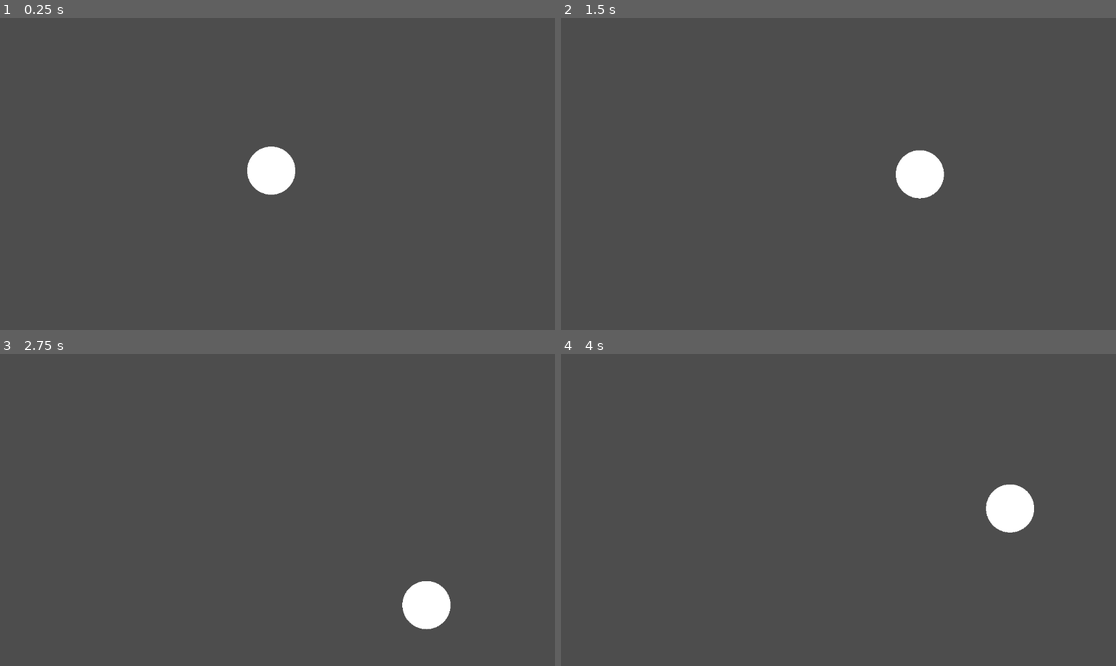
Above: before the commit, frames 1-4 (two rows, left to right).
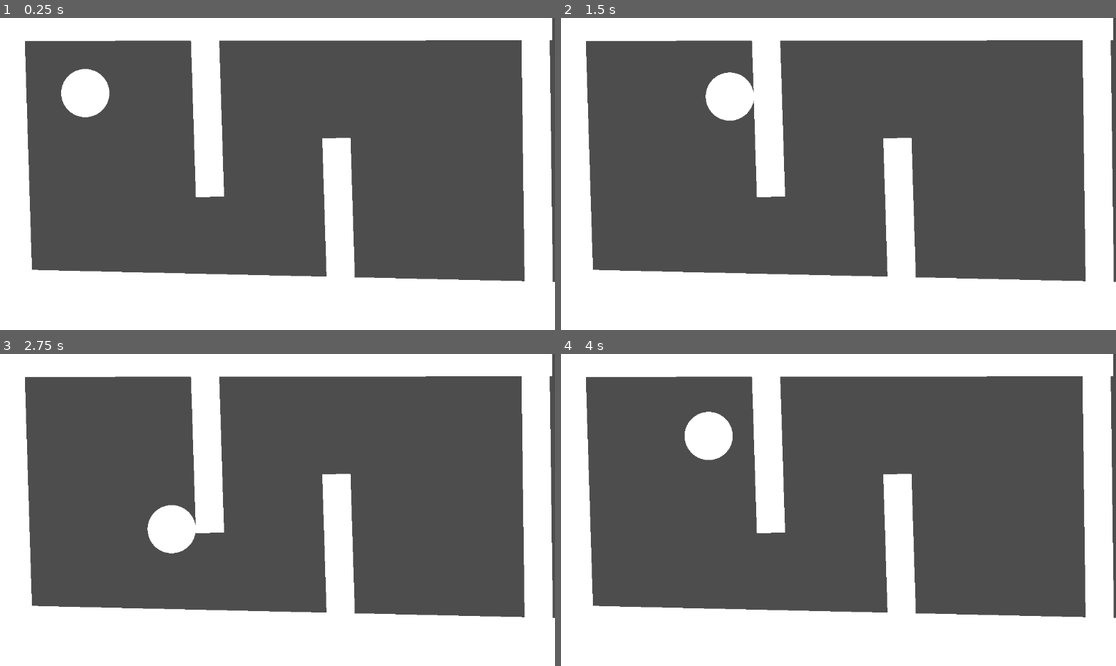
Above: after the commit, the same moments.

Repository: mjshsgamedev/the-game
Game: Godot game, scene res://DemoLevel.tscn
Two runs of this game, one before a commit and one after it. Both use one fixed random seed, a clock stepped at 60 frames per second and the inputs below.
Inputs:
- Up to frame 1 (0.25 s): no input
- Up to frame 2 (1.5 s): tap Enter at 0.5 s; hold Right (mov_right) 0.53-1.28 s; hold Down (mov_down) from 1.28 s (still down)
- Up to frame 3 (2.75 s): release Down (mov_down) at 2.03 s; hold Right (mov_right) from 2.03 s (still down)
- Up to frame 4 (4 s): release Right (mov_right) at 2.78 s; hold Up (mov_up) 2.78-3.53 s; hold Left (mov_left) from 3.53 s (still down)

The runs differ from the first frame. In frame 1, 40% of the frame differs, in the area x 0-100%, y 0-100%; in frame 2, 39%; in frame 3, 39%; in frame 4, 40%.

Commit message:
add test maze stuff

Diff:
--- a/DemoLevel.tscn
+++ b/DemoLevel.tscn
@@ -1,11 +1,87 @@
-[gd_scene load_steps=3 format=3 uid="uid://dpjsp3svgphpu"]
+[gd_scene load_steps=5 format=3 uid="uid://dpjsp3svgphpu"]
 
 [ext_resource type="Script" uid="uid://ch8ftk622a4gf" path="res://Scripts/Game.gd" id="1_yxkqd"]
 [ext_resource type="PackedScene" uid="uid://4skigfv0unl3" path="res://StartPoint/StartPoint.tscn" id="2_d74ud"]
+
+[sub_resource type="RectangleShape2D" id="RectangleShape2D_yxkqd"]
+
+[sub_resource type="QuadMesh" id="QuadMesh_d74ud"]
 
 [node name="Node2D" type="Node2D" node_paths=PackedStringArray("StartPoint")]
 script = ExtResource("1_yxkqd")
 StartPoint = NodePath("StartPoint")
 
 [node name="StartPoint" parent="." instance=ExtResource("2_d74ud")]
-position = Vector2(563, 317)
+position = Vector2(177, 156)
+
+[node name="testcube" type="StaticBody2D" parent="."]
+position = Vector2(15, 296.00003)
+rotation = 1.5396979
+scale = Vector2(34.898003, -4.418656)
+
+[node name="CollisionShape2D" type="CollisionShape2D" parent="testcube"]
+shape = SubResource("RectangleShape2D_yxkqd")
+
+[node name="MeshInstance2D" type="MeshInstance2D" parent="testcube"]
+scale = Vector2(20, 20)
+mesh = SubResource("QuadMesh_d74ud")
+
+[node name="testcube2" type="StaticBody2D" parent="."]
+position = Vector2(1115, 297)
+rotation = 1.5580341
+scale = Vector2(25.161232, -2.9291625)
+
+[node name="CollisionShape2D" type="CollisionShape2D" parent="testcube2"]
+shape = SubResource("RectangleShape2D_yxkqd")
+
+[node name="MeshInstance2D" type="MeshInstance2D" parent="testcube2"]
+scale = Vector2(20, 20)
+mesh = SubResource("QuadMesh_d74ud")
+
+[node name="testcube3" type="StaticBody2D" parent="."]
+position = Vector2(562, 3.9999995)
+rotation = -0.0015495028
+scale = Vector2(58.3678, -4.299953)
+
+[node name="CollisionShape2D" type="CollisionShape2D" parent="testcube3"]
+shape = SubResource("RectangleShape2D_yxkqd")
+
+[node name="MeshInstance2D" type="MeshInstance2D" parent="testcube3"]
+scale = Vector2(20, 20)
+mesh = SubResource("QuadMesh_d74ud")
+
+[node name="testcube4" type="StaticBody2D" parent="."]
+position = Vector2(706, 501)
+rotation = 1.5396979
+scale = Vector2(25.161232, -2.9291625)
+
+[node name="CollisionShape2D" type="CollisionShape2D" parent="testcube4"]
+shape = SubResource("RectangleShape2D_yxkqd")
+
+[node name="MeshInstance2D" type="MeshInstance2D" parent="testcube4"]
+scale = Vector2(20, 20)
+mesh = SubResource("QuadMesh_d74ud")
+
+[node name="testcube5" type="StaticBody2D" parent="."]
+position = Vector2(357.00003, 647)
+rotation = 3.1644928
+scale = Vector2(96.94487, 11.709863)
+
+[node name="CollisionShape2D" type="CollisionShape2D" parent="testcube5"]
+shape = SubResource("RectangleShape2D_yxkqd")
+
+[node name="MeshInstance2D" type="MeshInstance2D" parent="testcube5"]
+scale = Vector2(20, 20)
+mesh = SubResource("QuadMesh_d74ud")
+
+[node name="testcube6" type="StaticBody2D" parent="."]
+position = Vector2(428, 120)
+rotation = 1.5396979
+scale = Vector2(25.161232, -2.9291625)
+
+[node name="CollisionShape2D" type="CollisionShape2D" parent="testcube6"]
+shape = SubResource("RectangleShape2D_yxkqd")
+
+[node name="MeshInstance2D" type="MeshInstance2D" parent="testcube6"]
+scale = Vector2(20, 20)
+mesh = SubResource("QuadMesh_d74ud")
